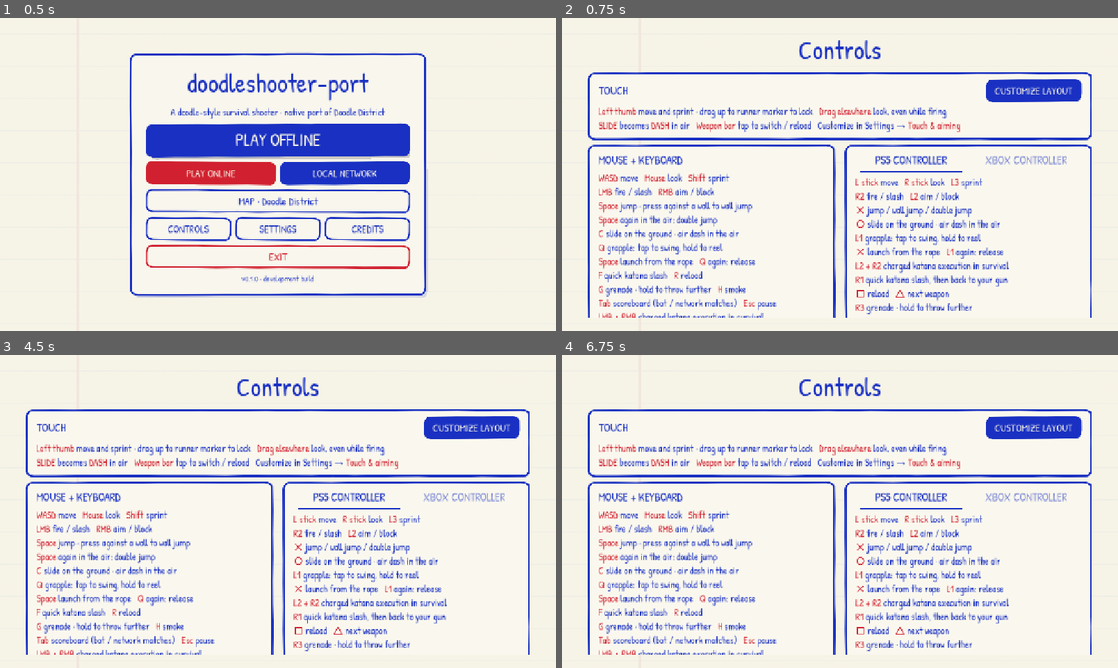
Above: before the commit, frames 1-4 (two rows, left to right).
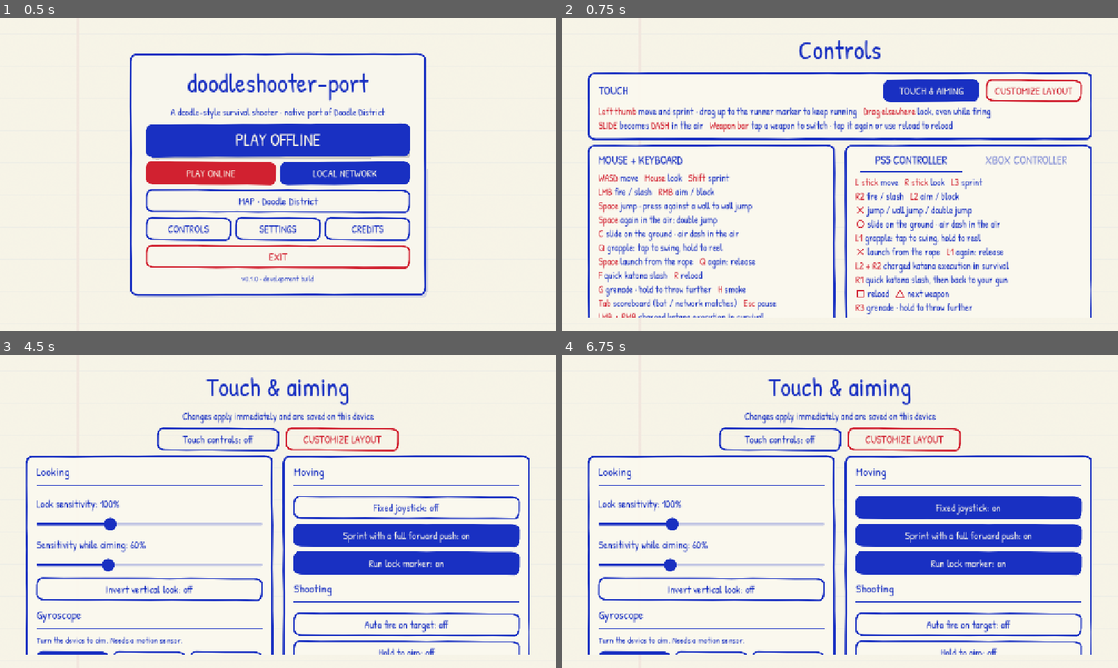
Above: after the commit, the same moments.

Repository: albertolicea00/doodleshooter-port
Game: Godot game, scene res://scenes/main.tscn
Two runs of this game, one before a commit and one after it. Both use one fixed random seed, a clock stepped at 60 frames per second and the inputs below.
Inputs (mouse positions are in pixels of both pictures, inside the frame that each line leads up to):
- Up to frame 1 (0.5 s): no input
- Up to frame 2 (0.75 s): click "CONTROLS" at 0.5 s
- Up to frame 3 (4.5 s): click "CUSTOMIZE LAYOUT" at 1.25 s; click "DUPLICATE" at 2 s; click "RESET" at 2.75 s; click "DONE" at 3.5 s; click (366, 426) at 4.25 s, where only the run after the commit has a clickable "TOUCH & AIMING"
- Up to frame 4 (6.75 s): click "CUSTOMIZE LAYOUT" at 5 s; click "DONE" at 5.75 s; click (912, 495) at 6.5 s, where only the run before the commit has a clickable "PS5 CONTROLLER"

Frame 1 is identical in both runs. In frame 2, 4.0% of the frame differs, in the area x 21-94%, y 19-37%; in frame 3, 24%; in frame 4, 26%, in the area x 4-96%, y 7-96%.

Commit message:
feat(ui): enhance touch settings layout with card organization and customizable options

Diff:
--- a/native/scripts/game.gd
+++ b/native/scripts/game.gd
@@ -100,6 +100,7 @@
 var bot_difficulty = 1
 var bot_minutes = 10
 var controls_xbox = false
+var layout_return: Callable = Callable()
 var bot_match: DoodleBotMatch
 var lan_server: DoodleLanServer
 var lan_address = ""
@@ -511,20 +512,65 @@
 	menu_items.add_child(grid)
 	_button("BACK", back, "AltButton")
 
+func _card_wrap(start: int, split: int = -1) -> void:
+	if split >= 0:
+		var content = menu_items.get_children()
+		var cards = HBoxContainer.new()
+		cards.add_theme_constant_override("separation", 24)
+		menu_items.add_child(cards)
+		for slice in [content.slice(start, split), content.slice(split)]:
+			var card = _make_card(slice)
+			card.size_flags_horizontal = Control.SIZE_EXPAND_FILL
+			cards.add_child(card)
+		return
+	menu_items.add_child(_make_card(menu_items.get_children().slice(start)))
+
+func _make_card(content: Array[Node]) -> PanelContainer:
+	var card = PanelContainer.new()
+	card.add_theme_stylebox_override("panel", DoodlePen.box(Color(0.98, 0.972, 0.933, 0.95), DoodlePen.INK, 3.0, -0.35, Vector2(24, 16)))
+	var items = VBoxContainer.new()
+	items.add_theme_constant_override("separation", 12)
+	card.add_child(items)
+	for child in content:
+		child.reparent(items)
+	return card
+
+func _back_button(callback: Callable) -> void:
+	var back = _button("BACK", callback, "RedOutlineButton")
+	back.custom_minimum_size.x = 240
+	back.size_flags_horizontal = Control.SIZE_SHRINK_CENTER
+
 func show_settings() -> void:
 	_clear_menu("Settings", "Choose how you want to play")
-	_button("TOUCH & AIMING", show_touch_settings)
+	menu.add_theme_stylebox_override("panel", StyleBoxEmpty.new())
+	menu.custom_minimum_size.x = 1160
+	menu.offset_left = -580
+	menu.offset_right = 580
+	var top_row = HBoxContainer.new()
+	top_row.alignment = BoxContainer.ALIGNMENT_CENTER
+	top_row.add_theme_constant_override("separation", 16)
+	menu_items.add_child(top_row)
+	var touch_button = _button("TOUCH & AIMING", show_touch_settings)
+	touch_button.custom_minimum_size.x = 260
+	touch_button.reparent(top_row)
+	var controls_button = _button("CONTROLS", func(): show_controls(show_settings), "RedOutlineButton")
+	controls_button.custom_minimum_size.x = 220
+	controls_button.reparent(top_row)
+	var start = menu_items.get_child_count()
+	_credit_section("Sound", "")
+	_slider("Music volume", sound.music_volume, 0, 1, func(value): sound.music_volume = value; save_settings())
+	_slider("Effects volume", sound.effects_volume, 0, 1, func(value): sound.effects_volume = value; save_settings())
+	_toggle("Sound effects", sound.enabled, func(value): sound.enabled = value; save_settings())
+	_toggle("Original soundtrack", sound.music_enabled, func(value): sound.music_enabled = value; save_settings())
+	var split = menu_items.get_child_count()
 	_credit_section("Graphics detail", "")
 	_choices(["Low", "Medium", "High"], quality, func(index): apply_quality(index); save_settings())
 	_credit_section("Shading", "")
 	_choices(["Original hatching", "Coloured pencil"], shading, func(index): shading = index; ReferenceAssets.set_style(float(index)); save_settings())
 	_toggle("Frame rate counter", show_fps, func(value): show_fps = value; save_settings())
 	_toggle("Dizzy screen sway", screen_effects, func(value): screen_effects = value; save_settings())
-	_toggle("Sound effects", sound.enabled, func(value): sound.enabled = value; save_settings())
-	_toggle("Original soundtrack", sound.music_enabled, func(value): sound.music_enabled = value; save_settings())
-	_slider("Music volume", sound.music_volume, 0, 1, func(value): sound.music_volume = value; save_settings())
-	_slider("Effects volume", sound.effects_volume, 0, 1, func(value): sound.effects_volume = value; save_settings())
-	_button("BACK", pause_menu if paused else show_main_menu, "AltButton")
+	_card_wrap(start, split)
+	_back_button(pause_menu if paused else show_main_menu)
 
 # Low renders the scene at 70% size with straight pen strokes and no edge
 # smoothing; Medium adds the hand-drawn stroke waver and 2x smoothing; High
@@ -535,7 +581,7 @@
 	get_viewport().scaling_3d_scale = [0.7, 1.0, 1.0][quality]
 	ReferenceAssets.set_detail(float(quality))
 
-func show_controls() -> void:
+func show_controls(return_to: Callable = Callable()) -> void:
 	_clear_menu("Controls", "")
 	menu_items.get_child(1).hide()
 	menu.add_theme_stylebox_override("panel", StyleBoxEmpty.new())
@@ -543,8 +589,8 @@
 	menu.offset_left = -580
 	menu.offset_right = 580
 	var touch_card = _controls_column(menu_items, "TOUCH", [
-		"{Left thumb} move and sprint · drag up to runner marker to lock   {Drag elsewhere} look, even while firing",
-		"{SLIDE} becomes {DASH} in air   {Weapon bar} tap to switch / reload   Customize in Settings → {Touch & aiming}"
+		"{Left thumb} move and sprint · drag up to the runner marker to keep running   {Drag elsewhere} look, even while firing",
+		"{SLIDE} becomes {DASH} in the air   {Weapon bar} tap a weapon to switch · tap it again or use reload to reload"
 	])
 	var touch_header = HBoxContainer.new()
 	touch_header.add_theme_constant_override("separation", 16)
@@ -554,7 +600,10 @@
 	touch_card.add_child(touch_header)
 	touch_card.move_child(touch_header, 0)
 	touch_heading.reparent(touch_header)
-	var customize_touch = _button("CUSTOMIZE LAYOUT", show_layout_editor)
+	var touch_settings_button = _button("TOUCH & AIMING", func(): show_touch_settings(func(): show_controls(return_to)))
+	touch_settings_button.custom_minimum_size = Vector2(220, 42)
+	touch_settings_button.reparent(touch_header)
+	var customize_touch = _button("CUSTOMIZE LAYOUT", func(): show_layout_editor(func(): show_controls(return_to)), "RedOutlineButton")
 	customize_touch.custom_minimum_size = Vector2(220, 42)
 	customize_touch.reparent(touch_header)
 	var cards = HBoxContainer.new()
@@ -589,9 +638,7 @@
 	]
 	var controller = _controls_column(cards, "", ps5_lines)
 	_controller_picker(controller, ps5_lines)
-	var back = _button("BACK", pause_menu if paused else show_main_menu, "RedOutlineButton")
-	back.custom_minimum_size.x = 240
-	back.size_flags_horizontal = Control.SIZE_SHRINK_CENTER
+	_back_button(return_to if return_to.is_valid() else (pause_menu if paused else show_main_menu))
 
 func _controls_column(parent: Container, title: String, lines: Array[String]) -> VBoxContainer:
 	var card = PanelContainer.new()
@@ -678,10 +725,25 @@
 	legend.text = _controls_text(xbox_lines if controls_xbox else ps5_lines)
 
 # Every merged or assisted behaviour is optional, as in large mobile shooters.
-func show_touch_settings() -> void:
+func show_touch_settings(return_to: Callable = Callable()) -> void:
 	_clear_menu("Touch & aiming", "Changes apply immediately and are saved on this device")
+	menu.add_theme_stylebox_override("panel", StyleBoxEmpty.new())
+	menu.custom_minimum_size.x = 1160
+	menu.offset_left = -580
+	menu.offset_right = 580
+	var top_row = HBoxContainer.new()
+	top_row.alignment = BoxContainer.ALIGNMENT_CENTER
+	top_row.add_theme_constant_override("separation", 16)
+	menu_items.add_child(top_row)
+	_toggle("Touch controls", use_touch, func(value): use_touch = value)
+	var touch_toggle = menu_items.get_child(-1) as Button
+	touch_toggle.custom_minimum_size.x = 280
+	touch_toggle.reparent(top_row)
+	var layout_button = _button("CUSTOMIZE LAYOUT", func(): show_layout_editor(show_touch_settings), "RedOutlineButton")
+	layout_button.custom_minimum_size.x = 260
+	layout_button.reparent(top_row)
+	var start = menu_items.get_child_count()
 	var option = func(key: String): return func(value): touch.options[key] = value; save_settings()
-	_toggle("Touch controls", use_touch, func(value): use_touch = value)
 	_credit_section("Looking", "")
 	_slider("Look sensitivity", touch.options.look, 0.3, 2.5, option.call("look"))
 	_slider("Sensitivity while aiming", touch.options.aim_look, 0.2, 1.5, option.call("aim_look"))
@@ -689,16 +751,18 @@
 	_credit_section("Gyroscope", "Turn the device to aim. Needs a motion sensor.")
 	_choices(["Off", "While aiming", "Always"], touch.options.gyro, option.call("gyro"))
 	_slider("Gyroscope sensitivity", touch.options.gyro_speed, 0.3, 3.0, option.call("gyro_speed"))
+	var split = menu_items.get_child_count()
+	_credit_section("Moving", "")
+	_toggle("Fixed joystick", touch.options.fixed_stick, option.call("fixed_stick"))
+	_toggle("Sprint with a full forward push", touch.options.stick_sprint, option.call("stick_sprint"))
+	_toggle("Run lock marker", touch.options.run_lock, option.call("run_lock"))
 	_credit_section("Shooting", "")
 	_toggle("Auto fire on target", touch.options.auto_fire, option.call("auto_fire"))
 	_toggle("Hold to aim", touch.options.aim_hold, option.call("aim_hold"))
 	_toggle("Second fire button on the left", touch.options.left_fire, option.call("left_fire"))
 	_toggle("Reload button", touch.options.reload_button, option.call("reload_button"))
-	_credit_section("Moving", "")
-	_toggle("Fixed joystick", touch.options.fixed_stick, option.call("fixed_stick"))
-	_toggle("Sprint with a full forward push", touch.options.stick_sprint, option.call("stick_sprint"))
-	_toggle("Run lock marker", touch.options.run_lock, option.call("run_lock"))
-	_button("BACK", show_settings, "AltButton")
+	_card_wrap(start, split)
+	_back_button(return_to if return_to.is_valid() else show_settings)
 
 func _slider(text: String, value: float, low: float, high: float, callback: Callable) -> void:
 	var label = Label.new()
@@ -715,7 +779,8 @@
 
 # The controls stay on screen, over the paused game when there is one, and
 # can be dragged and resized; the result is stored with the other settings.
-func show_layout_editor() -> void:
+func show_layout_editor(return_to: Callable = Callable()) -> void:
+	layout_return = return_to if return_to.is_valid() else show_controls
 	menu.visible = false
 	touch.reset()
 	touch.editing = true
@@ -730,7 +795,10 @@
 	preferences.set_value("touch", "layout", touch.custom)
 	preferences.set_value("touch", "opacity", touch.opacity)
 	preferences.save(save_path)
-	show_controls()
+	if layout_return.is_valid():
+		layout_return.call()
+	else:
+		show_controls()
 
 func show_credits() -> void:
 	_clear_menu("Credits", "doodleshooter-port · unofficial native adaptation")
